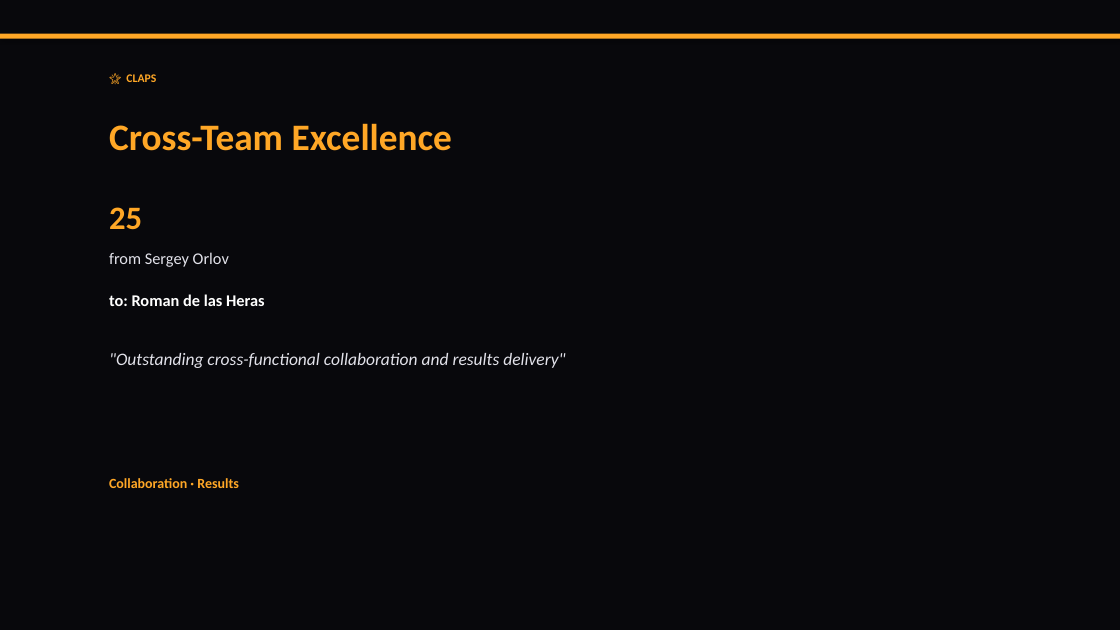
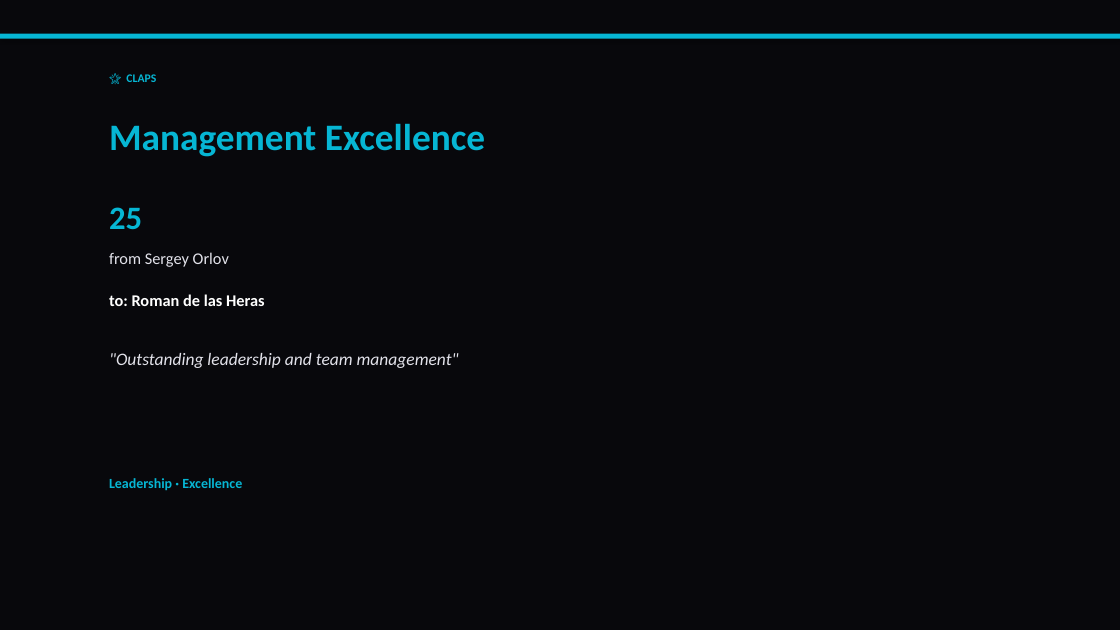
Before and after one commit to liliyagarifullina-maker/appodeal-pulse, a slide deck: slide 12 of data/archive/pulse_2026-03-14.pptx. Drawn at 1120x630 pixels with LibreOffice and Linux fonts; fonts in the diff are those of the drawing. Boxes give left, top, right and bottom in pixels: in the first picture for what was removed or moved away, otherwise in the second. Text is boxed around its words. In the diff, an @@ line names an element or a change of style, - is before the commit and + after.

```diff
--- a/data/archive/pulse_2026-03-14.pptx
+++ b/data/archive/pulse_2026-03-14.pptx
@@ rectangle at bbox=[0, 34, 1120, 39]: fill #FFA726 to #06B6D4 @@
@@ text "🌟 CLAPS" at bbox=[126, 74, 156, 82]: text colour #FFA726 to #06B6D4 @@
@@ text at bbox=[109, 124, 485, 157]: text changed; text colour #FFA726 to #06B6D4 @@
-Cross-Team Excellence
+Management Excellence
@@ text "25" at bbox=[109, 207, 142, 229]: text colour #FFA726 to #06B6D4 @@
@@ text at bbox=[109, 353, 459, 368]: text changed @@
-"Outstanding cross-functional collaboration and results delivery"
+"Outstanding leadership and team management"
@@ text at bbox=[109, 478, 242, 490]: text changed; text colour #FFA726 to #06B6D4 @@
-Collaboration · Results
+Leadership · Excellence
```
Also in this commit, not shown: 13 other slides changed, 5 slides added, 3 slides removed, 2 other files.
